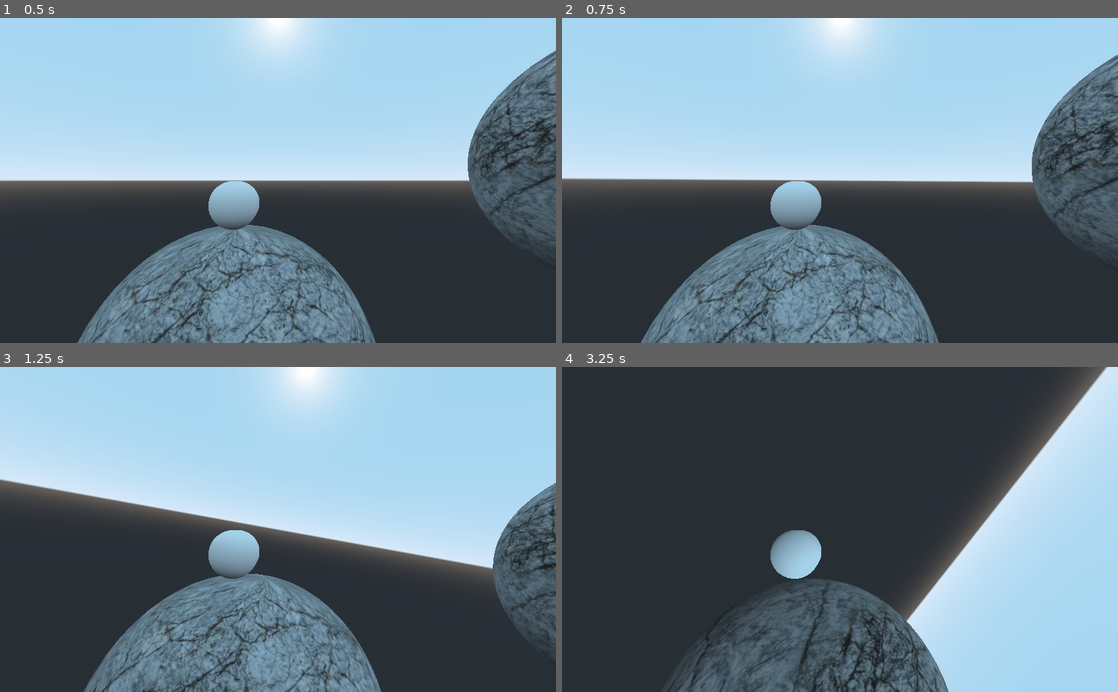
Above: before the commit, frames 1-4 (two rows, left to right).
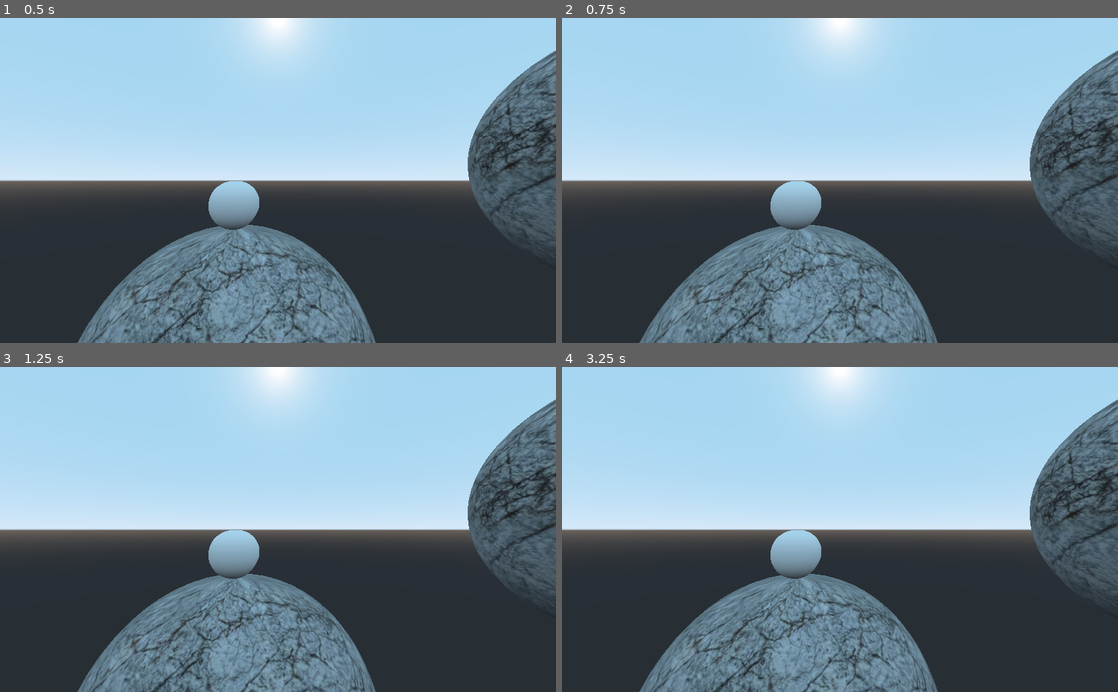
Above: after the commit, the same moments.

Repository: Fazzke/WELTTRAUM
Game: Godot game, scene res://Weltraum.tscn
Two runs of this game, one before a commit and one after it. Both use one fixed random seed, a clock stepped at 60 frames per second and the inputs below.
Inputs:
- Up to frame 1 (0.5 s): no input
- Up to frame 2 (0.75 s): tap Enter at 0.5 s; hold Right (ui_right) from 0.53 s (still down)
- Up to frame 3 (1.25 s): keep holding Right (ui_right)
- Up to frame 4 (3.25 s): release Right (ui_right) at 1.28 s; hold Down (ui_down) 1.28-2.03 s; hold Right (ui_right) 2.03-2.78 s; hold Up (ui_up) from 2.78 s (still down)

Frame 1 is identical in both runs. In frame 2, 7.0% of the frame differs, in the area x 0-100%, y 10-100%; in frame 3, 23%; in frame 4, 81%, in the area x 0-100%, y 0-100%.

Commit message:
merge

Diff:
--- a/RigidBodyPlayer.gd
+++ b/RigidBodyPlayer.gd
@@ -3,7 +3,7 @@
 onready var planet1 = get_node("/root/Weltraum/StaticBody")
 onready var planet2 = get_node("/root/Weltraum/StaticBody2")
 var gravity_direction = Vector3();
-var move_force = 15
+var move_force = 8
 var jump_force = 10
 var current_planet = null
 
--- a/project.godot
+++ b/project.godot
@@ -13,6 +13,10 @@
 config/name="Weltall 3D Kugeln"
 run/main_scene="res://Weltraum.tscn"
 config/icon="res://icon.png"
+
+[autoload]
+
+Hud="*res://scenes/HUD.tscn"
 
 [global]
 
--- /dev/null
+++ b/scenes/HUD.tscn
@@ -0,0 +1,3 @@
+[gd_scene format=2]
+
+[node name="HUD" type="Node2D"]
